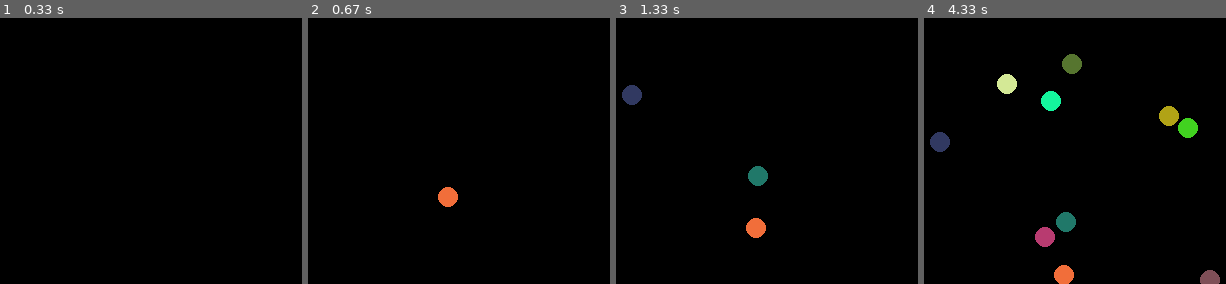
Above: before the commit, frames 1-4 (left to right).
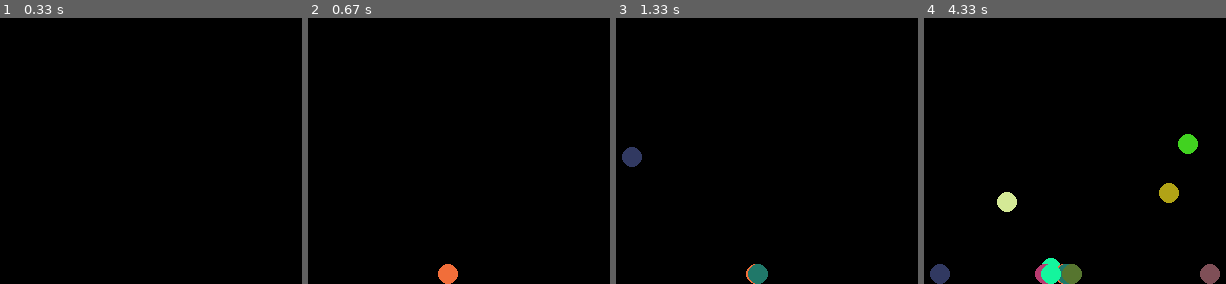
Above: after the commit, the same moments.

Repository: Busiky/git_pygame_falling_balls
Game: pygame game, started from falling_balls.py
Same seed, same stepped clock (60 frames per second), same inputs: the game is played once before the commit and once after it.
Inputs (mouse positions are in pixels of both pictures, inside the frame that each line leads up to):
- Up to frame 1 (0.33 s): no input
- Up to frame 2 (0.67 s): click (446, 135) at 0.38 s
- Up to frame 3 (1.33 s): click (757, 153) at 0.72 s; click (631, 89) at 1.05 s
- Up to frame 4 (4.33 s): click (1210, 238) at 1.4 s; click (1071, 33) at 1.75 s; click (1044, 212) at 2.1 s; click (1050, 81) at 2.45 s; click (1005, 71) at 2.83 s; click (1168, 108) at 3.27 s; move the mouse to (1186, 127) at 3.57 s; click (1186, 127) at 3.75 s; click (1147, 81) at 4.27 s

Frame 1 is identical in both runs. In frame 2, 0.8% of the frame differs, in the area x 43-50%, y 63-100%; in frame 3, 2.0%; in frame 4, 5.9%, in the area x 1-99%, y 13-100%.

Commit message:
List with bottom

Diff:
--- a/falling_balls.py
+++ b/falling_balls.py
@@ -9,14 +9,13 @@
 clock = pygame.time.Clock()
 v = 100
 fps = 60
-# x, y = pos = (0, 0)
-# color = (200, 0, 0)
 
 # create 2 lists for saving properties of balls
 # coords, colors
 balls_coord_x = []
 balls_coord_y = []
 balls_colors = []
+bottom = []
 
 running = True
 while running:
@@ -36,16 +35,25 @@
                     random.randint(0, 255)
                 )
             )
-    #         color = balls_colors[0]
-    # pygame.draw.circle(screen, pygame.Color(*color), (x, int(y)), 10)
-    # y += v * clock.tick() / 1000
 
     for i in range(len(balls_coord_x)):
         pygame.draw.circle(screen, pygame.Color(
             *balls_colors[i]
         ), (balls_coord_x[i], int(balls_coord_y[i])), 10)
+        balls_coord_y[i] += v * clock.tick(fps) / 100
     for i in range(len(balls_coord_y)):
-        balls_coord_y[i] += v * clock.tick(fps) / 1000
+        if balls_coord_y[i] >= HEIGHT - 10:
+            bottom.append((
+                balls_coord_x[i],
+                balls_colors[i]
+            ))
+            # del balls_coord_x[i]
+            # del balls_coord_y[i]
+            # del balls_colors[i]
+    for i in range(len(bottom)):
+        pygame.draw.circle(screen, pygame.Color(
+            *bottom[i][1]
+        ), (bottom[i][0], HEIGHT - 10), 10)
 
     pygame.display.flip()
 pygame.quit()
